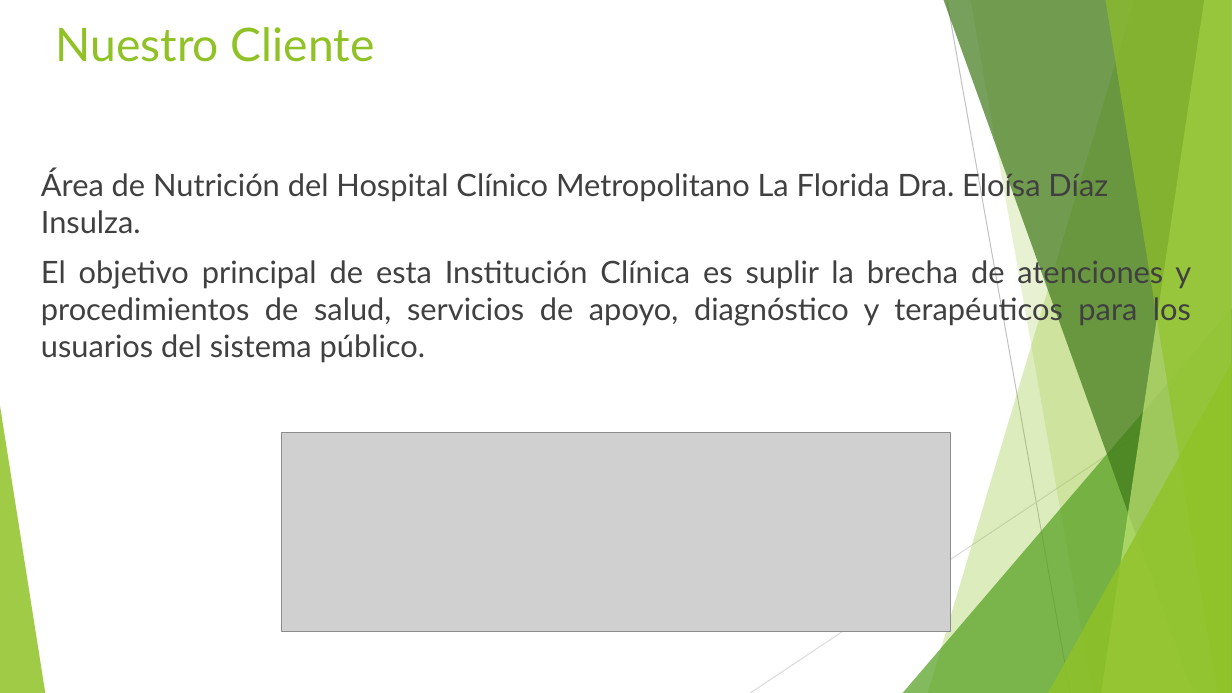
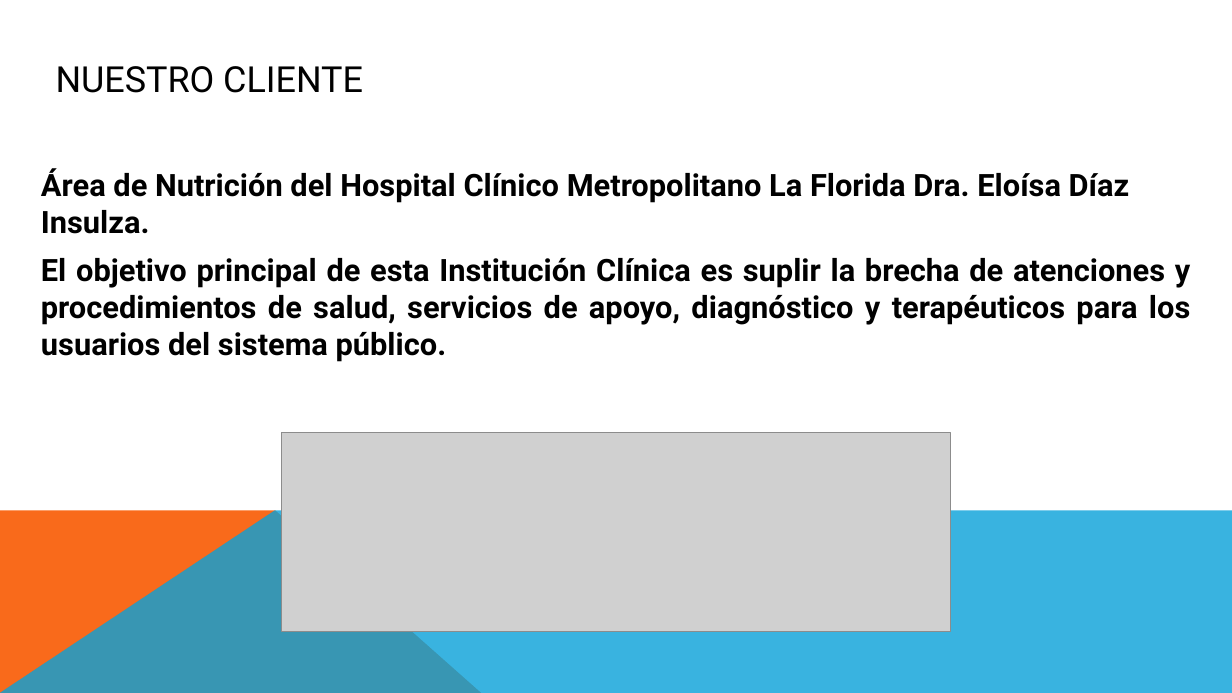
Before and after one commit to food-aid/Seminario, a slide deck: slide 2 of Food-Aid.pptx. Drawn at 1232x693 pixels with LibreOffice and Linux fonts; fonts in the diff are those of the drawing; grey boxes stand for pictures. Boxes give left, top, right and bottom in pixels: in the first picture for what was removed or moved away, otherwise in the second. Text is boxed around its words. In the diff, an @@ line names an element or a change of style, - is before the commit and + after.

```diff
--- a/Food-Aid.pptx
+++ b/Food-Aid.pptx
@@ title "NUESTRO CLIENTE" at bbox=[56, 66, 363, 93]: vertical alignment top to middle @@
@@ title at bbox=[56, 66, 363, 93]: text changed; size 36 to 28 pt; font Lato to Roboto; text colour #90C226 to #000000 @@
-Nuestro Cliente
+NUESTRO CLIENTE
@@ text "Área de Nutrición del Hospital ..." at bbox=[41, 169, 1190, 362]: font Lato to Roboto, text colour #404040 to #000000, bold on; less space between paragraphs @@
@@ group removed at bbox=[0, 0, 1232, 693]: 5 freeform shapes, 3 triangles, 2 lines @@
@@ freeform shape added at bbox=[0, 510, 482, 693], fill #F96A1B @@
@@ freeform shape added at bbox=[0, 510, 1232, 693], fill #08A1D9 at 80% opacity @@
```
Also in this commit, not shown: 11 other slides changed.
